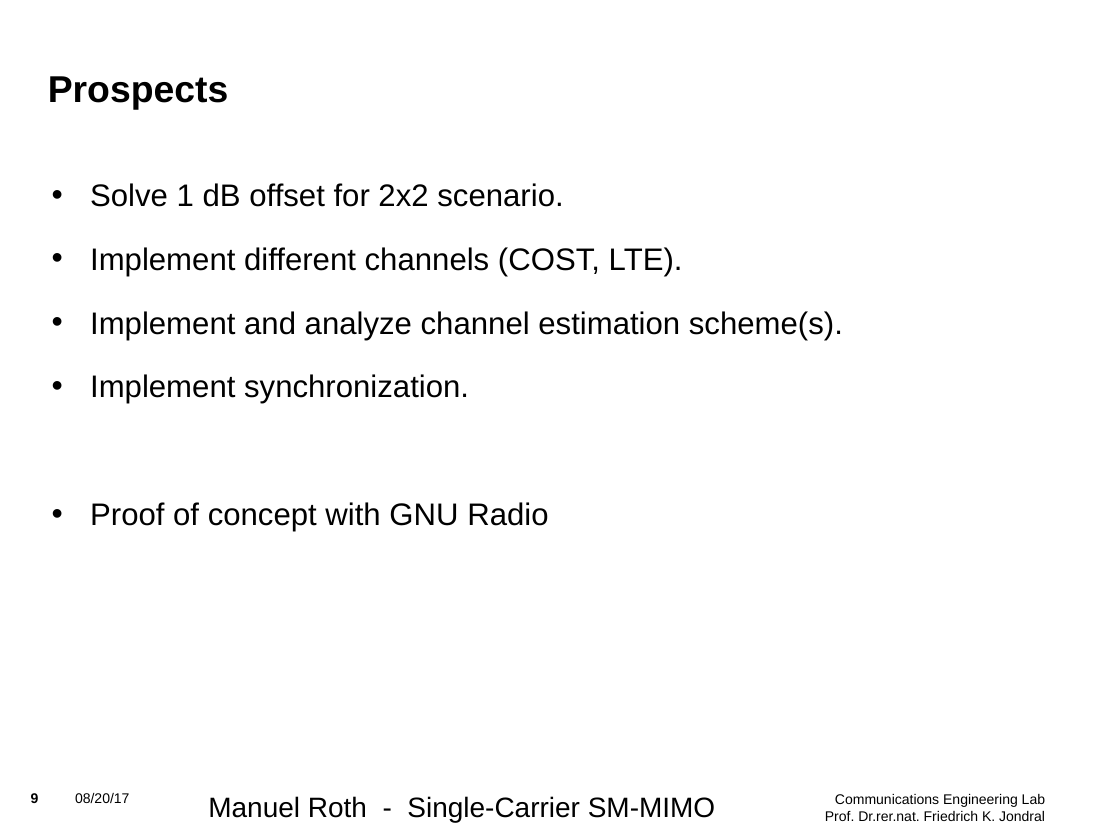
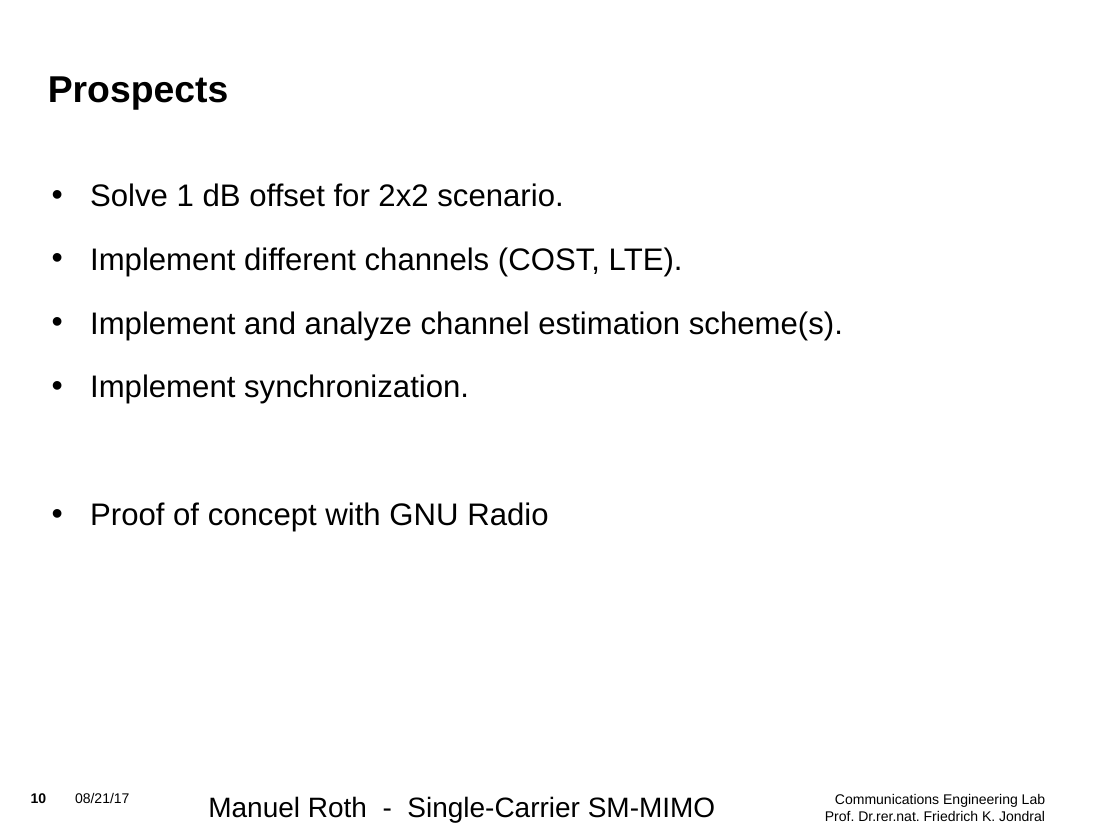
Before and after one commit to mnxx/sc-sm-transceiver, a slide deck: slide 10 of presentations/Update_2.odp (slide 9 before the commit). Drawn at 1120x840 pixels with LibreOffice and Linux fonts; fonts in the diff are those of the drawing; background and template pictures are left out. Boxes give left, top, right and bottom in pixels: in the first picture for what was removed or moved away, otherwise in the second. Text is boxed around its words. In the diff, an @@ line names an element or a change of style, - is before the commit and + after.

```diff
--- a/presentations/Update_2.odp
+++ b/presentations/Update_2.odp
@@ page number at (x1=31, y1=793, x2=47, y2=803): text changed @@
-9
+10
@@ text at (x1=75, y1=793, x2=129, y2=803): text changed @@
-08/20/17
+08/21/17
```
Also in this commit, not shown: 8 other slides changed, 1 slide added, 2 other files.
